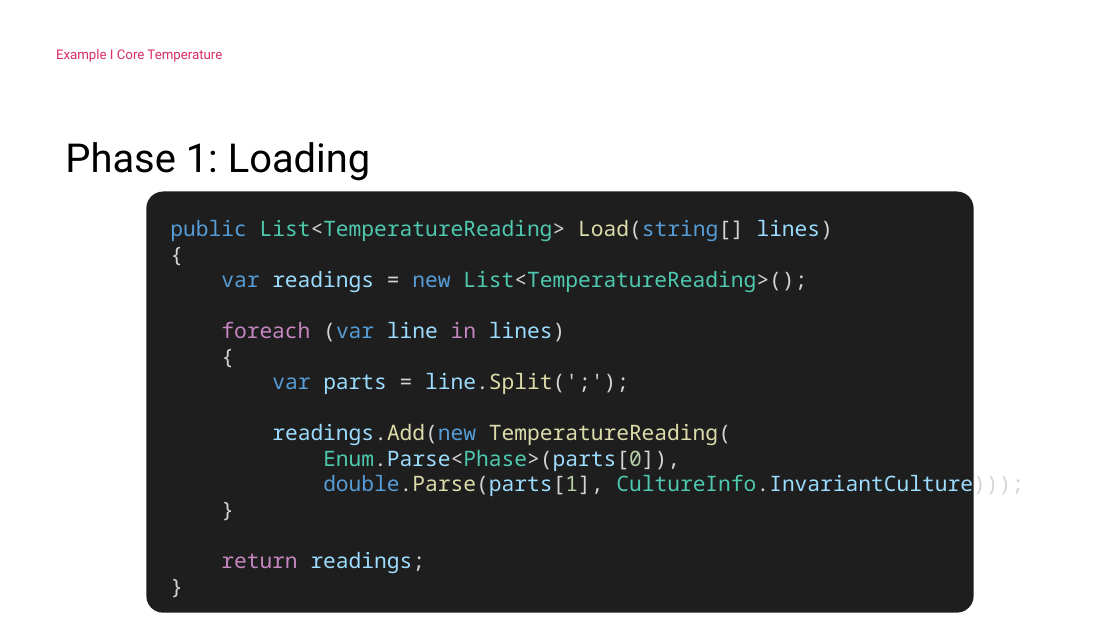
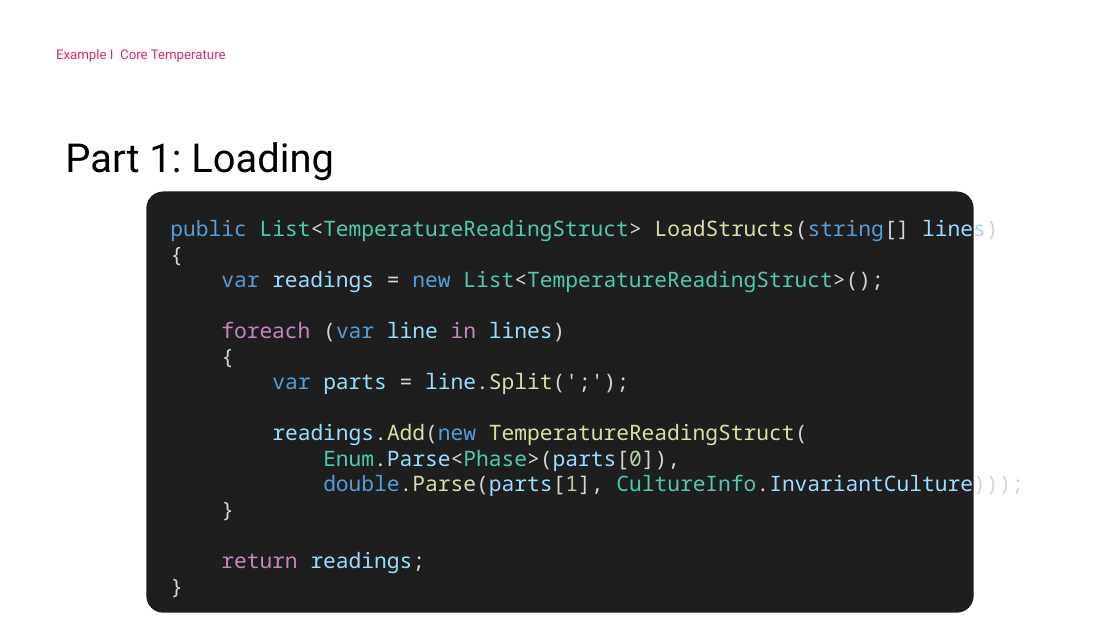
Before and after one commit to ILikeSahne/PerformanceOptimizationsInCSharp, a slide deck: slide 111 of Powerpoint.pptx (slide 109 before the commit). Drawn at 1120x630 pixels with LibreOffice and Linux fonts; fonts in the diff are those of the drawing; background and template pictures are left out. Boxes give left, top, right and bottom in pixels: in the first picture for what was removed or moved away, otherwise in the second. Text is boxed around its words. In the diff, an @@ line names an element or a change of style, - is before the commit and + after.

```diff
--- a/Powerpoint.pptx
+++ b/Powerpoint.pptx
@@ title "Example I Core Temperature" rewrapped from (x1=56, y1=49, x2=222, y2=62) to (x1=56, y1=49, x2=226, y2=62) @@
@@ text at (x1=65, y1=142, x2=333, y2=181): text changed @@
-Phase 1: Loading
+Part 1: Loading
@@ text in rounded rectangle at (x1=170, y1=216, x2=998, y2=243): text changed @@
-public List<TemperatureReading> Load(string[] lines)
+public List<TemperatureReadingStruct> LoadStructs(string[] lines)
@@ text in rounded rectangle at (x1=221, y1=271, x2=884, y2=293): text changed @@
-var readings = new List<TemperatureReading>();
+var readings = new List<TemperatureReadingStruct>();
@@ text in rounded rectangle at (x1=272, y1=424, x2=808, y2=446): text changed @@
-readings.Add(new TemperatureReading(
+readings.Add(new TemperatureReadingStruct(
```
Also in this commit, not shown: 95 other slides changed, 7 slides added, 1 slide removed, 10 other files.
